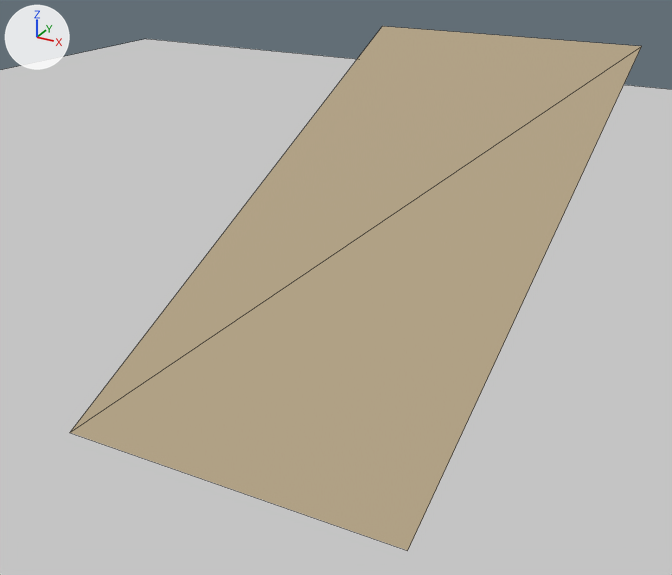
The glTF model assets/water_fixture.gltf: old version first, new version second.
One viewpoint serves both versions: a camera (50 mm lens) standing at (3.48, -6.8, 2.5) and looking at (-0.32, 0.12, -0.96). The lights are fixed; the arrows at upper left show +X, +Y and +Z. The first picture is the older version. Mesh edges are drawn as thin lines.

The first picture shows 'water_bed', 'water_ramp'.
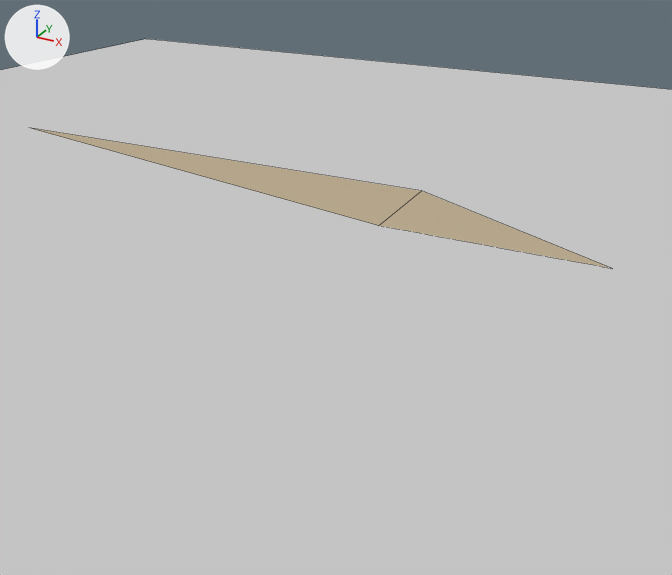
The change in detail:
me_water_ramp has 4 vertices, 2 faces and spans x -1.5..1.5, y -2.2..3.4, z -1.6..0.9.
me_water_ramp is used by ob_water_ramp; location (0.0, 0.0, 0.0).
Verts and faces of me_water_ramp; kept vertices keep their numbers, new ones are numbered from 4.
Before the commit, vertices of me_water_ramp: 0 (-1.5, -2.2, -1.6) at pixel (69, 432), 1 (1.5, -2.2, -1.6) at pixel (407, 550), 2 (1.5, 3.4, 0.9) at pixel (641, 46), 3 (-1.5, 3.4, 0.9) at pixel (382, 26).
Part 1, on me_water_ramp:
Vertices deleted: 0 to 3 (with the faces that use them).
New vertex 4 is at (-1.5, 3.4, -1.6), pixel (378, 225).
New vertex 5 is at (1.5, 3.4, -1.6), pixel (612, 268).
New vertex 6 is at (1.5, -2.2, 0.9), pixel (421, 190).
New vertex 7 is at (-1.5, -2.2, 0.9).
New faces: (4, 6, 5), (4, 7, 6).

Changed parts and their boxes [x1, y1, x2, y2] in the pictures (672 x 575 px):
'water_ramp', reshaped (73% shorter)
    before: [70, 26, 642, 551]
    after: [32, 128, 610, 268]
